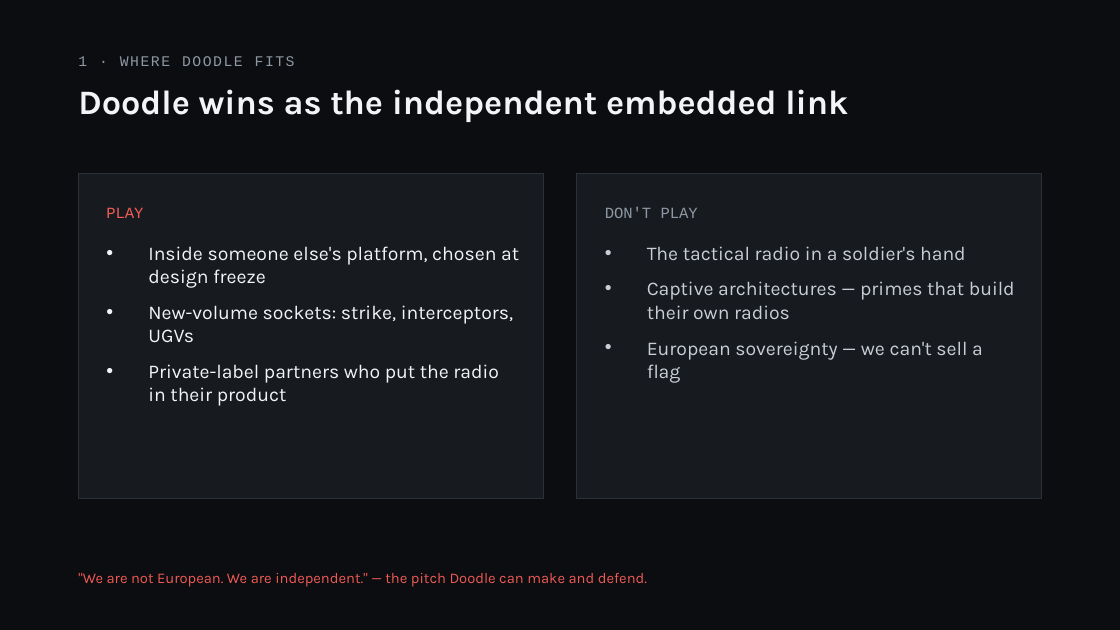
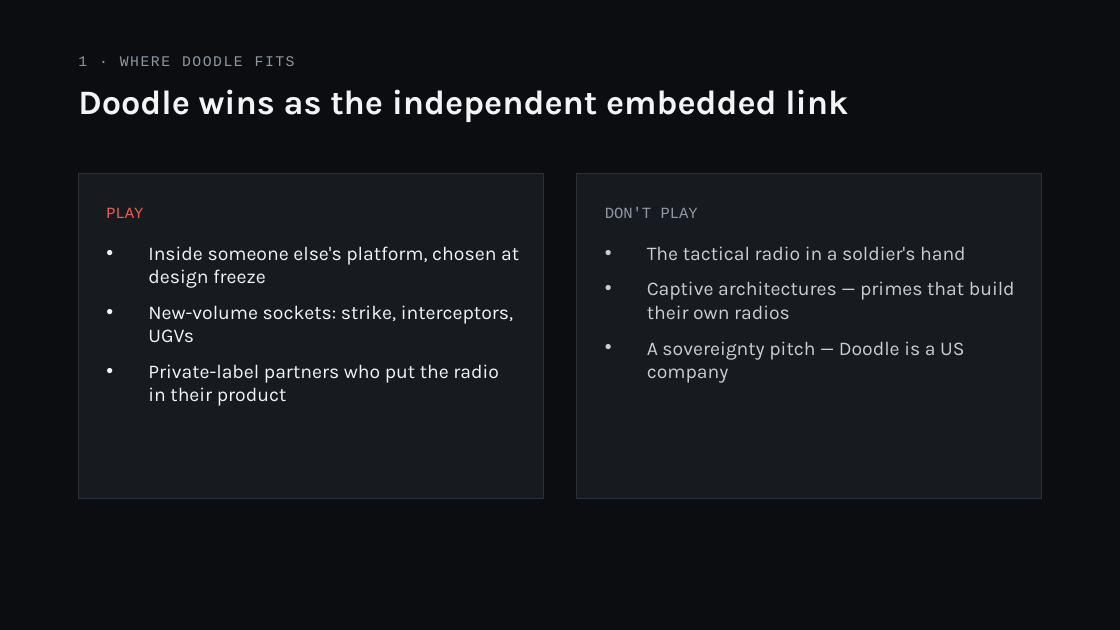
Before and after one commit to SerchMic/test, a slide deck: slide 6 of doodle-panel/Doodle_Labs_Europe_Panel_FINAL_v4.pptx. Drawn at 1120x630 pixels with LibreOffice and Linux fonts; fonts in the diff are those of the drawing. Boxes give left, top, right and bottom in pixels: in the first picture for what was removed or moved away, otherwise in the second. Text is boxed around its words. In the diff, an @@ line names an element or a change of style, - is before the commit and + after.

```diff
--- a/doodle-panel/Doodle_Labs_Europe_Panel_FINAL_v4.pptx
+++ b/doodle-panel/Doodle_Labs_Europe_Panel_FINAL_v4.pptx
@@ text at bbox=[647, 341, 964, 383]: text changed @@
-• European sovereignty — we can't sell a flag
+• A sovereignty pitch — Doodle is a US company
@@ text removed at bbox=[78, 573, 647, 587] @@
-"We are not European. We are independent." — the pitch Doodle can make and defend.
```
Also in this commit, not shown: 8 other slides changed, 3 slides added, 1 slide removed, 1 other file.
